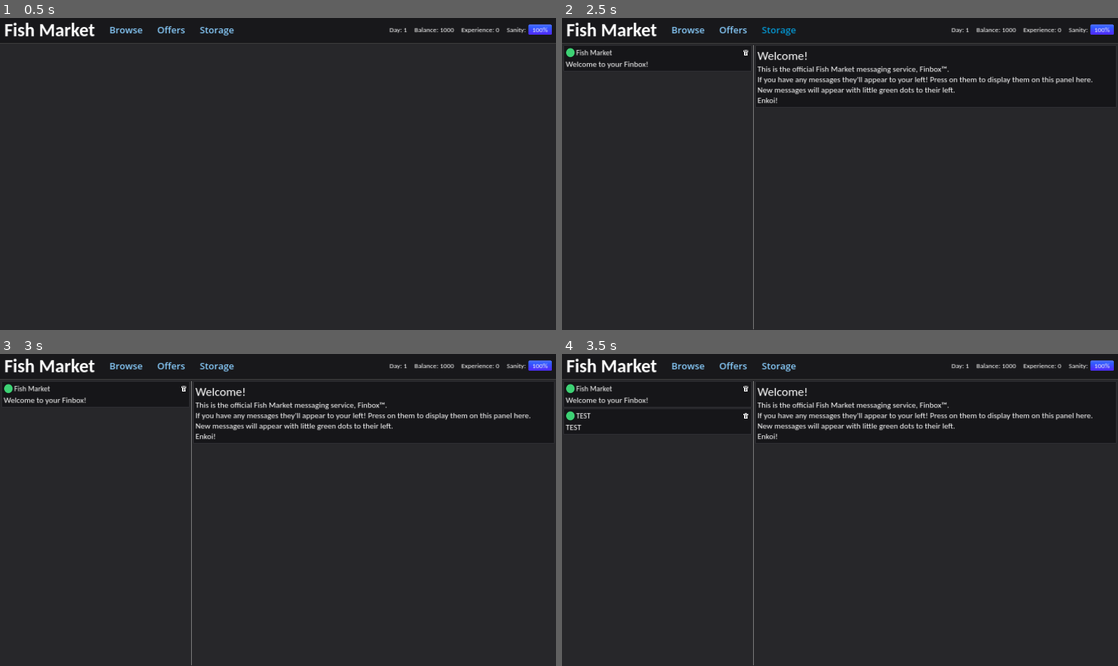
Above: before the commit, frames 1-4 (two rows, left to right).
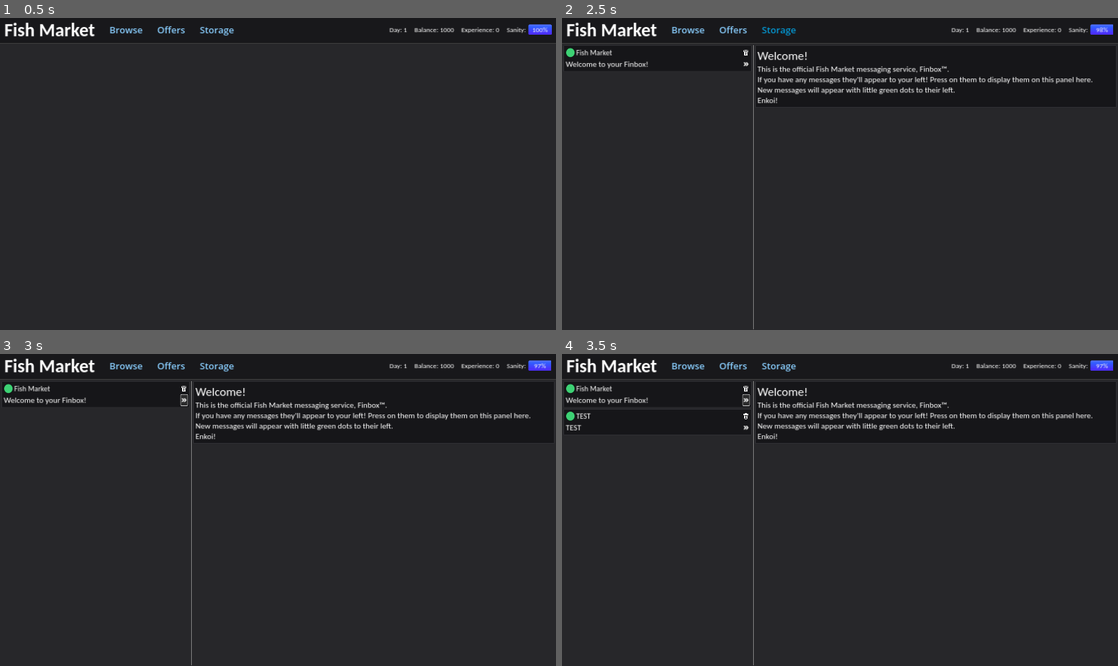
Above: after the commit, the same moments.

Repository: nirefi/fish
Game: Godot game, scene res://scenes/main.tscn
Two runs of this game, one before a commit and one after it. Both use one fixed random seed, a clock stepped at 60 frames per second and the inputs below.
Inputs (mouse positions are in pixels of both pictures, inside the frame that each line leads up to):
- Up to frame 1 (0.5 s): no input
- Up to frame 2 (2.5 s): click "Browse" at 0.5 s; click "Offers" at 1.25 s; click "Storage" at 2 s
- Up to frame 3 (3 s): click (183, 400) at 2.77 s
- Up to frame 4 (3.5 s): no input

Frame 1 is identical in both runs. In frame 2, less than 0.1% of the frame differs, in the area x 32-100%, y 2-16%; in frame 3, less than 0.1%; in frame 4, 0.2%, in the area x 0-100%, y 2-26%.

Commit message:
offers, sanity and ai

Diff:
--- a/offer.gd
+++ b/offer.gd
@@ -1,13 +1,18 @@
 extends PanelContainer
 
 @onready var sender_label: Label = $MarginContainer/VBoxContainer/HBoxContainer/SenderLabel
-@onready var details_label: Label = $MarginContainer/VBoxContainer/DetailsLabel
+@onready var details_label: Label = $MarginContainer/VBoxContainer/DetailsContainer/DetailsLabel
+var offer_selected: OfferBase = Global.unused_offers.pick_random()
+
+signal offer_open
 
 func _ready() -> void:
 	randomize()
 
-	var offer_selected: OfferBase = Global.unused_offers.pick_random()
 	sender_label.text = offer_selected.sender
 	details_label.text = offer_selected.intro
 	Global.current_offers.append(offer_selected)
 	Global.unused_offers.erase(offer_selected)
+
+func _on_button_pressed() -> void:
+	emit_signal("offer_open", offer_selected)
--- a/resources/offers/test_offer.tres
+++ b/resources/offers/test_offer.tres
@@ -6,7 +6,8 @@
 script = ExtResource("1_660n4")
 sender = "TEST"
 intro = "TEST"
-details = Array[String]([])
+details = "TESTNG !!"
 basic = true
 requirements = []
 exp_requirement = 0
+rarity = 1.0
--- a/resources/offers/welcome_offer.tres
+++ b/resources/offers/welcome_offer.tres
@@ -6,6 +6,12 @@
 script = ExtResource("1_v3pgh")
 sender = "Fish Market"
 intro = "Welcome to your Finbox!"
-details = ["[font_size=42]Welcome![/font_size]", "This is the official Fish Market messaging service, Finbox™.", "If you have any messages they'll appear to your left! Press on them to display them on this panel here.", "New messages will appear with little green dots to their left.", "Enkoi!"]
-basic = true
+details = "[font_size=42]Welcome![/font_size]
+This is the official Fish Market messaging service, Finbox™.
+If you have any messages they'll appear to your left! Press on them to display them on this panel here.
+New messages will appear with little green dots to their left.
+Enkoi!"
 requirements = []
+exp_requirement = 0
+rarity = 1.0
+has_requirements = false
--- /dev/null
+++ b/scenes/complete_button.tscn
@@ -0,0 +1,48 @@
+[gd_scene load_steps=5 format=3 uid="uid://dohr7hhj6jbxq"]
+
+[ext_resource type="Texture2D" uid="uid://b1xcid3xkabhb" path="res://styles/red_gradient.tres" id="1_2c1yp"]
+[ext_resource type="FontFile" uid="uid://t2hpkutmm130" path="res://assets/fonts/ArchivoBlack-Regular.ttf" id="2_rtswh"]
+
+[sub_resource type="StyleBoxFlat" id="StyleBoxFlat_raatd"]
+corner_radius_top_left = 4
+corner_radius_top_right = 4
+corner_radius_bottom_right = 4
+corner_radius_bottom_left = 4
+
+[sub_resource type="StyleBoxFlat" id="StyleBoxFlat_hytt6"]
+content_margin_left = 15.0
+content_margin_top = 10.0
+content_margin_right = 15.0
+content_margin_bottom = 10.0
+bg_color = Color(0, 0, 0, 0)
+
+[node name="CompleteButton" type="PanelContainer"]
+clip_children = 2
+custom_minimum_size = Vector2(0, 40)
+size_flags_horizontal = 3
+size_flags_vertical = 4
+theme_override_styles/panel = SubResource("StyleBoxFlat_raatd")
+
+[node name="TextureRect" type="TextureRect" parent="."]
+layout_mode = 2
+texture = ExtResource("1_2c1yp")
+expand_mode = 2
+
+[node name="CompleteLabel" type="Label" parent="."]
+custom_minimum_size = Vector2(200, 0)
+layout_mode = 2
+theme_override_colors/font_color = Color(1, 1, 1, 1)
+theme_override_colors/font_shadow_color = Color(0, 0, 0, 1)
+theme_override_fonts/font = ExtResource("2_rtswh")
+theme_override_font_sizes/font_size = 36
+text = "Complete"
+horizontal_alignment = 1
+
+[node name="CompleteButton" type="Button" parent="."]
+custom_minimum_size = Vector2(0, 65)
+layout_mode = 2
+mouse_default_cursor_shape = 2
+theme_override_colors/font_color = Color(1, 1, 1, 1)
+theme_override_fonts/font = ExtResource("2_rtswh")
+theme_override_font_sizes/font_size = 32
+theme_override_styles/normal = SubResource("StyleBoxFlat_hytt6")
--- a/scenes/item_list.tscn
+++ b/scenes/item_list.tscn
@@ -33,4 +33,8 @@
 [node name="ItemSpawnTimer" type="Timer" parent="."]
 autostart = true
 
+[node name="AIMoveTimer" type="Timer" parent="."]
+autostart = true
+
 [connection signal="timeout" from="ItemSpawnTimer" to="." method="_on_item_spawn_timer_timeout"]
+[connection signal="timeout" from="AIMoveTimer" to="." method="_on_ai_move_timer_timeout"]
--- a/scenes/main.tscn
+++ b/scenes/main.tscn
@@ -201,6 +201,9 @@
 grow_vertical = 2
 size_flags_horizontal = 0
 
+[node name="SanityTimer" type="Timer" parent="."]
+wait_time = 120.0
+
 [connection signal="pressed" from="VBoxContainer/PanelContainer/MarginContainer/HBoxContainer/ButtonsContainer/BrowseButton" to="." method="_on_browse_button_pressed"]
 [connection signal="pressed" from="VBoxContainer/PanelContainer/MarginContainer/HBoxContainer/ButtonsContainer/OffersButton" to="." method="_on_offers_button_pressed"]
 [connection signal="pressed" from="VBoxContainer/PanelContainer/MarginContainer/HBoxContainer/ButtonsContainer/StorageButton" to="." method="_on_storage_button_pressed"]
--- a/scenes/offer.tscn
+++ b/scenes/offer.tscn
@@ -1,8 +1,9 @@
-[gd_scene load_steps=7 format=3 uid="uid://cftr0ykwep66e"]
+[gd_scene load_steps=10 format=3 uid="uid://cftr0ykwep66e"]
 
 [ext_resource type="Script" path="res://offer.gd" id="1_0un0g"]
 [ext_resource type="FontFile" uid="uid://grerfhlep4mj" path="res://assets/fonts/Carlito-Regular.ttf" id="1_xomff"]
 [ext_resource type="Texture2D" uid="uid://cpownkrewksof" path="res://assets/sprites/trash-icon.png" id="2_0hkgv"]
+[ext_resource type="FontFile" uid="uid://t2hpkutmm130" path="res://assets/fonts/ArchivoBlack-Regular.ttf" id="4_v6nxx"]
 
 [sub_resource type="StyleBoxFlat" id="StyleBoxFlat_t5hq1"]
 bg_color = Color(0.0862745, 0.0862745, 0.0980392, 1)
@@ -28,6 +29,10 @@
 height = 29
 fill = 1
 fill_from = Vector2(0.5, 0.5)
+
+[sub_resource type="StyleBoxEmpty" id="StyleBoxEmpty_r3858"]
+
+[sub_resource type="StyleBoxEmpty" id="StyleBoxEmpty_vwyqm"]
 
 [node name="OffersItemPanel" type="PanelContainer"]
 custom_minimum_size = Vector2(650, 0)
@@ -67,11 +72,38 @@
 texture = ExtResource("2_0hkgv")
 expand_mode = 3
 
-[node name="DetailsLabel" type="Label" parent="MarginContainer/VBoxContainer"]
-custom_minimum_size = Vector2(624, 0)
+[node name="DetailsContainer" type="HBoxContainer" parent="MarginContainer/VBoxContainer"]
 layout_mode = 2
+
+[node name="DetailsLabel" type="Label" parent="MarginContainer/VBoxContainer/DetailsContainer"]
+custom_minimum_size = Vector2(600, 0)
+layout_mode = 2
+size_flags_horizontal = 3
 theme_override_colors/font_color = Color(1, 1, 1, 1)
 theme_override_fonts/font = ExtResource("1_xomff")
 theme_override_font_sizes/font_size = 28
 text = "Welcome to your Finbox™!"
 clip_text = true
+
+[node name="PanelContainer" type="PanelContainer" parent="MarginContainer/VBoxContainer/DetailsContainer"]
+layout_mode = 2
+theme_override_styles/panel = SubResource("StyleBoxEmpty_r3858")
+
+[node name="Button" type="Button" parent="MarginContainer/VBoxContainer/DetailsContainer/PanelContainer"]
+layout_mode = 2
+theme_override_fonts/font = ExtResource("4_v6nxx")
+theme_override_font_sizes/font_size = 22
+theme_override_styles/normal = SubResource("StyleBoxEmpty_vwyqm")
+
+[node name="Label" type="Label" parent="MarginContainer/VBoxContainer/DetailsContainer/PanelContainer"]
+layout_mode = 2
+size_flags_vertical = 1
+mouse_default_cursor_shape = 2
+theme_override_colors/font_shadow_color = Color(0, 0, 0, 1)
+theme_override_fonts/font = ExtResource("4_v6nxx")
+theme_override_font_sizes/font_size = 32
+text = "»"
+horizontal_alignment = 1
+vertical_alignment = 1
+
+[connection signal="pressed" from="MarginContainer/VBoxContainer/DetailsContainer/PanelContainer/Button" to="." method="_on_button_pressed"]
--- a/scripts/auction_generator.gd
+++ b/scripts/auction_generator.gd
@@ -17,3 +17,12 @@
 # get first char from a string and returns the single char as a string
 func get_first_char(full_word: String) -> String:
 	return full_word.left(1)
+
+func _on_ai_move_timer_timeout() -> void:
+	if item_table.get_child_count() > 5:
+		var auction_array: Array = item_table.get_children()
+		var choosable_items: Array
+		for i in range(auction_array.size()):
+			if auction_array[i].item_time.time_left > 0:
+				choosable_items.append(auction_array[i])
+		var chosen_item = item_table.get_children().pick_random()
--- a/scripts/global.gd
+++ b/scripts/global.gd
@@ -8,6 +8,7 @@
 var all_offers: Array[OfferBase]
 var current_offers: Array[OfferBase]
 var unused_offers: Array[OfferBase]
+var sanity: int = 120
 
 func _ready() -> void:
 	load_offers("res://resources/offers/")
--- a/scripts/main.gd
+++ b/scripts/main.gd
@@ -5,8 +5,9 @@
 const OFFERS_LIST = preload("res://scenes/offers_list.tscn")
 @onready var balance_label: Label = $VBoxContainer/PanelContainer/MarginContainer/HBoxContainer/StatsContainer/BalanceLabel
 @onready var exp_label: Label = $VBoxContainer/PanelContainer/MarginContainer/HBoxContainer/StatsContainer/ExpLabel
-@onready var sanity_label: Label = $VBoxContainer/PanelContainer/MarginContainer/HBoxContainer/StatsContainer/SanityLabel
 @onready var day_label: Label = $VBoxContainer/PanelContainer/MarginContainer/HBoxContainer/StatsContainer/DayLabel
+@onready var sanity_progress: ProgressBar = $VBoxContainer/PanelContainer/MarginContainer/HBoxContainer/StatsContainer/SanityLabel/SanityContainer/SanityProgress
+@onready var sanity_timer: Timer = $SanityTimer
 
 func _ready() -> void:
 	update_stats()
@@ -16,6 +17,8 @@
 	if main_content_panel.has_node("ItemList"):
 		main_content_panel.get_node("ItemList").visible = true
 	else:
+		if sanity_timer.is_stopped():
+			sanity_timer.start()
 		var item_list_instance = ITEM_LIST.instantiate()
 		main_content_panel.add_child(item_list_instance)
 
@@ -24,6 +27,8 @@
 	if main_content_panel.has_node("OffersContainer"):
 		main_content_panel.get_node("OffersContainer").visible = true
 	else:
+		if sanity_timer.is_stopped():
+			sanity_timer.start()
 		var offers_list_instance = OFFERS_LIST.instantiate()
 		main_content_panel.add_child(offers_list_instance)
 
@@ -36,6 +41,9 @@
 	day_label.text = "Day: " + str(Global.day)
 	balance_label.text = "Balance: " + str(Global.round_place(Global.money, 2))
 	exp_label.text = "Experience: " + str(Global.player_exp)
+	if sanity_timer.is_stopped():
+		return
+	sanity_progress.value = (sanity_timer.time_left / Global.sanity) * 100
 
 # TODO LATER: UPDATE STATS BY A SIGNAL SENT WHEN ANY BID BUTTON IS PRESSED AS TO MAKE THIS MORE PERFORMANT
 func _process(_delta: float) -> void:
--- a/scripts/offer_base.gd
+++ b/scripts/offer_base.gd
@@ -3,7 +3,8 @@
 
 @export var sender: String
 @export var intro: String
-@export var details: Array[String]
-@export var basic: bool = true
+@export_multiline var details: String
 @export var requirements: Array
 @export var exp_requirement: int
+@export var rarity: float = 1.0
+@export var has_requirements: bool = true
--- a/scripts/offers_list.gd
+++ b/scripts/offers_list.gd
@@ -1,10 +1,23 @@
 extends PanelContainer
 
 const OFFER = preload("res://scenes/offer.tscn")
+const COMPLETE_BUTTON = preload("res://scenes/complete_button.tscn")
 @onready var offers_container: VBoxContainer = $MarginContainer/HBoxContainer/ScrollContainer/VBoxContainer
+@onready var rich_text_label: RichTextLabel = $MarginContainer/HBoxContainer/VBoxContainerMessage/PanelContainer/MarginContainer/VBoxContainer/RichTextLabel
+@onready var details_container: VBoxContainer = $MarginContainer/HBoxContainer/VBoxContainerMessage/PanelContainer/MarginContainer/VBoxContainer
 
 func _on_offer_spawn_timer_timeout() -> void:
 	if Global.unused_offers.is_empty():
 		return
 	var offer_instance = OFFER.instantiate()
+	offer_instance.connect("offer_open", open_offer)
 	offers_container.add_child(offer_instance)
+
+func open_offer(offer_selected: OfferBase):
+	print("test")
+	rich_text_label.text = offer_selected.details
+	var complete_button_instance = COMPLETE_BUTTON.instantiate()
+	if offer_selected.has_requirements and not details_container.has_node("CompleteButton"):
+		details_container.add_child(complete_button_instance)
+	elif not offer_selected.has_requirements and details_container.has_node("CompleteButton"):
+		details_container.remove_child(details_container.get_child(1))
